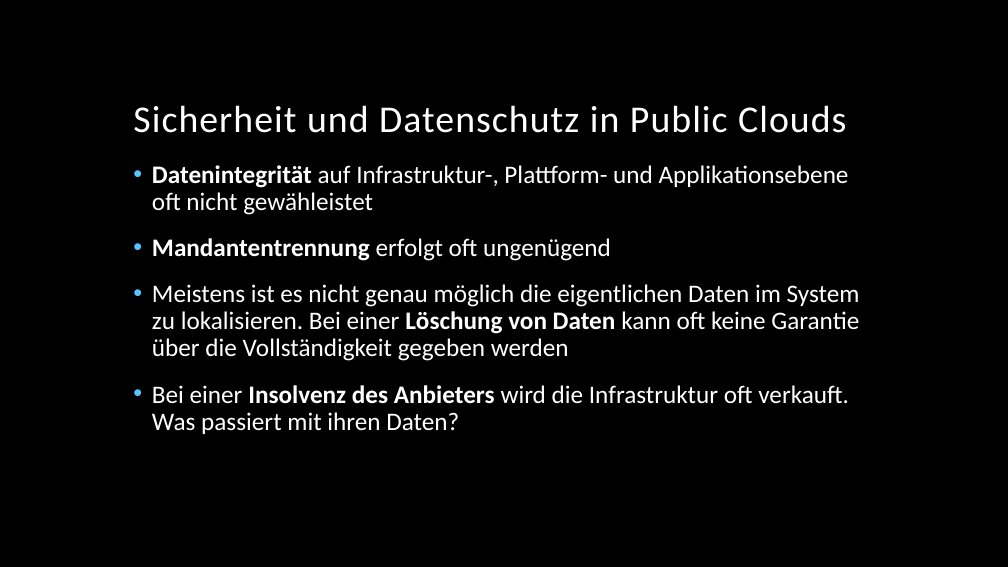
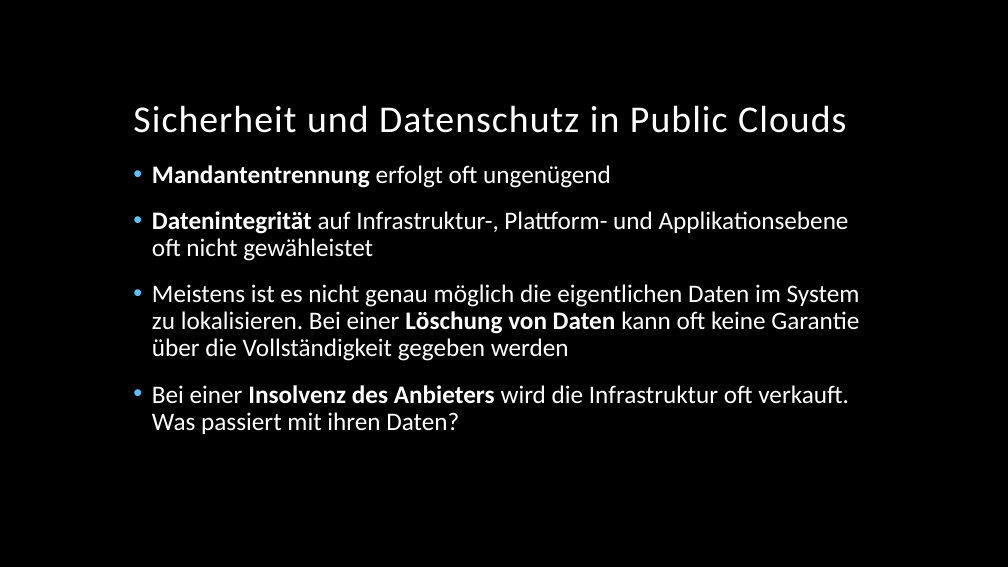
Before and after one commit to cs561/projects, a slide deck: slide 26 of Build your own Cloud II/Build your own Cloud.pptx (slide 3 before the commit). Drawn at 1008x567 pixels with LibreOffice and Linux fonts; fonts in the diff are those of the drawing; background and template pictures are left out. Boxes give left, top, right and bottom in pixels: in the first picture for what was removed or moved away, otherwise in the second. Text is boxed around its words. In the diff, an @@ line names an element or a change of style, - is before the commit and + after.

```diff
--- a/Build your own Cloud II/Build your own Cloud.pptx
+++ b/Build your own Cloud II/Build your own Cloud.pptx
@@ text at (152, 165, 611, 188): paragraph added @@
+• Mandantentrennung erfolgt oft ungenügend
@@ text at (152, 238, 611, 261): paragraph removed @@
-• Mandantentrennung erfolgt oft ungenügend
```
Also in this commit, not shown: 27 other slides changed, 7 slides added, 1 slide removed.
